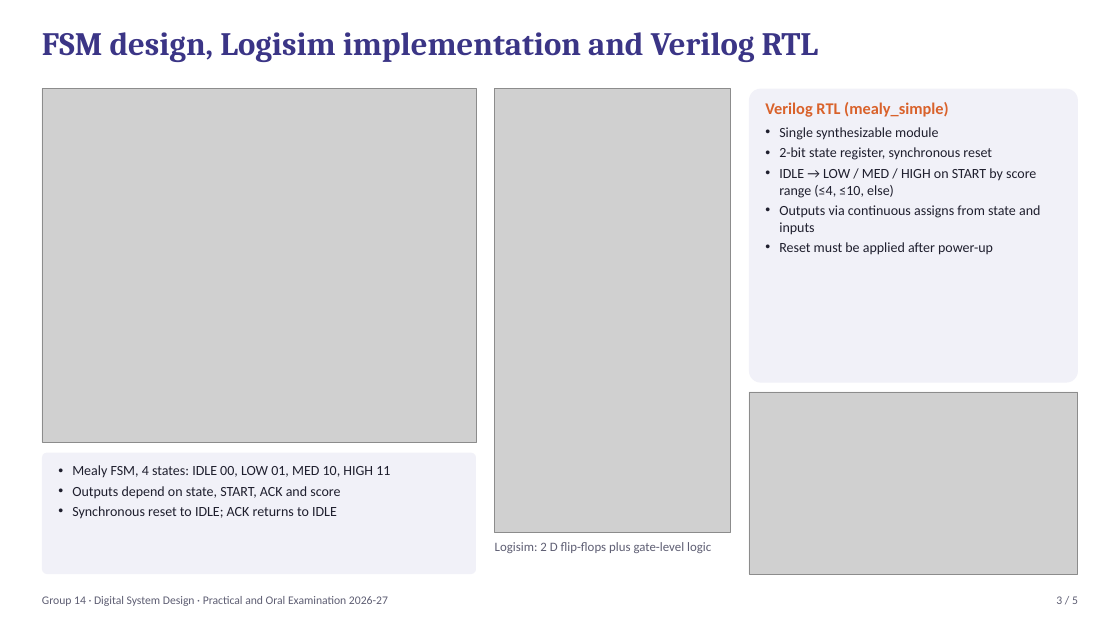
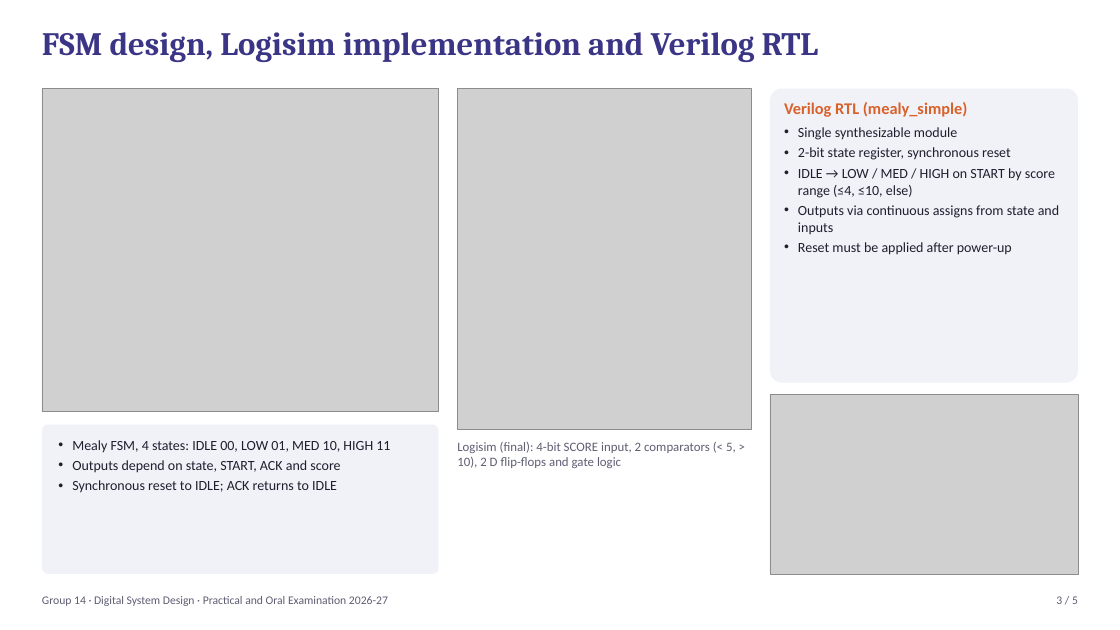
Before and after one commit to MrugendraVasmatkar/Digital_System_Design_Practical_2026_27_D9A_B, a slide deck: slide 3 of Group_Submissions/day1_submission_grp14/06_Presentation/Group14_DSD_Presentation.pptx. Drawn at 1120x630 pixels with LibreOffice and Linux fonts; fonts in the diff are those of the drawing; grey boxes stand for pictures. Boxes give left, top, right and bottom in pixels: in the first picture for what was removed or moved away, otherwise in the second. Text is boxed around its words. In the diff, an @@ line names an element or a change of style, - is before the commit and + after.

```diff
--- a/Group_Submissions/day1_submission_grp14/06_Presentation/Group14_DSD_Presentation.pptx
+++ b/Group_Submissions/day1_submission_grp14/06_Presentation/Group14_DSD_Presentation.pptx
@@ picture: place and size @@
-picture at [42,89,476,443]
+picture at [42,89,439,413]
@@ picture: place and size @@
-picture at [495,89,731,533]
+picture at [457,89,751,430]
@@ rounded rectangle: place and size @@
-rounded rectangle at [749,89,1079,383]
+rounded rectangle at [770,89,1079,383]
@@ text "Verilog RTL (mealy_simple)": place and size @@
-text "Verilog RTL (mealy_simple)" at [765,102,949,117]
+text "Verilog RTL (mealy_simple)" at [784,102,968,117]
@@ text "Single synthesizable module": place and size @@
-text "Single synthesizable module" at [779,127,1040,255]
+text "Single synthesizable module" at [798,127,1059,255]
@@ picture: place and size @@
-picture at [749,392,1079,575]
+picture at [770,394,1079,574]
@@ rounded rectangle: place and size @@
-rounded rectangle at [42,453,476,574]
+rounded rectangle at [42,425,439,575]
@@ text "Mealy FSM, 4 states: IDLE ...": place and size @@
-text "Mealy FSM, 4 states: IDLE ..." at [72,465,390,519]
+text "Mealy FSM, 4 states: IDLE ..." at [72,440,390,493]
@@ text at [457,442,736,468]: text changed @@
-Logisim: 2 D flip-flops plus gate-level logic
+Logisim (final): 4-bit SCORE input, 2 comparators (< 5, > 10), 2 D flip-flops and gate logic
```
Also in this commit, not shown: 6 other files.
